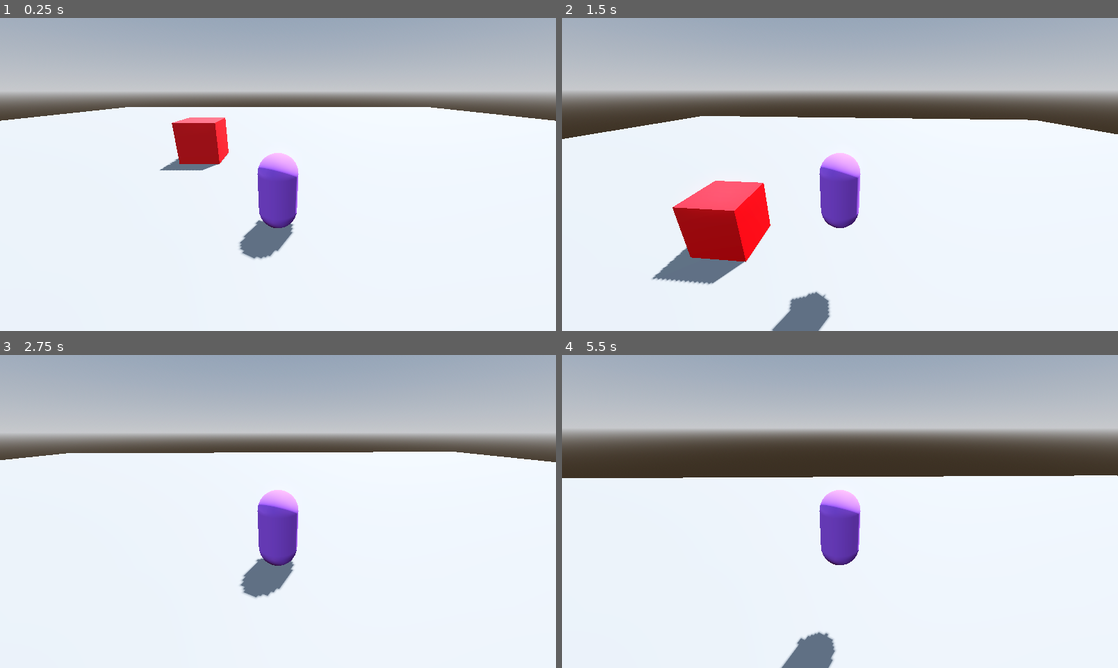
Above: before the commit, frames 1-4 (two rows, left to right).
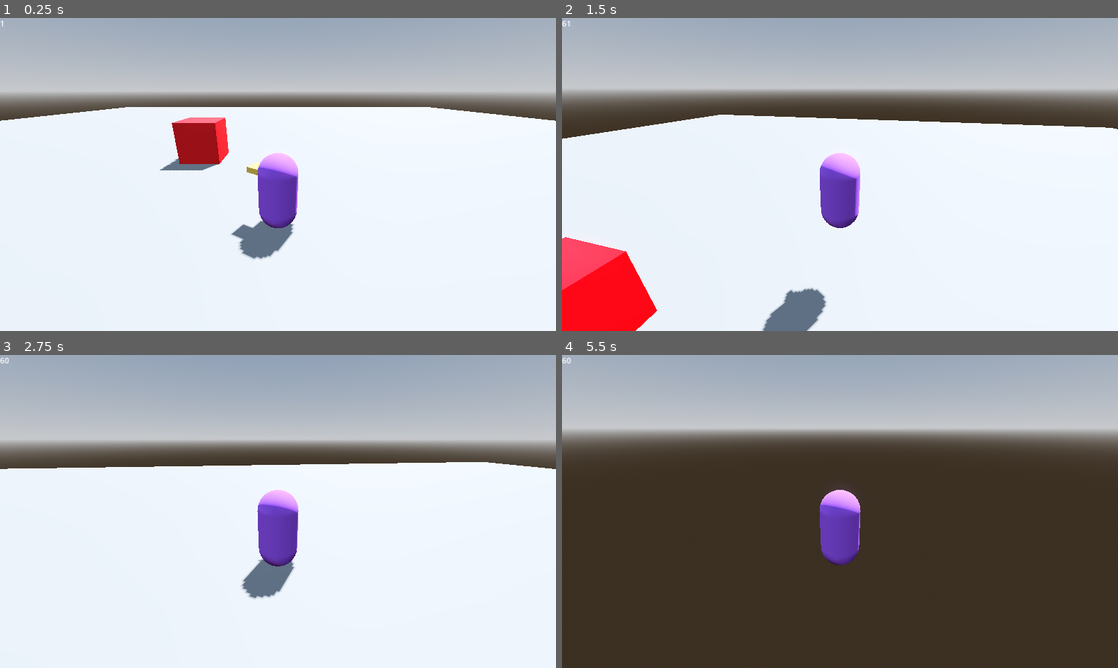
Above: after the commit, the same moments.

Repository: Boyquotes/my-cool-game-modified
Game: Godot game, scene res://scenes/test_camera_scene/test_camera_scene.tscn
Same seed, same stepped clock (60 frames per second), same inputs: the game is played once before the commit and once after it.
Inputs (mouse positions are in pixels of both pictures, inside the frame that each line leads up to):
- Up to frame 1 (0.25 s): no input
- Up to frame 2 (1.5 s): tap Enter at 0.5 s; move the mouse to (867, 174) at 0.52 s; hold Shift (sprint, bound only before the commit) 0.53-1.28 s; hold W (move_up) from 0.53 s (still down); tap Space (jump) at 0.77, 0.8, 1.07, 1.35 s; move the mouse to (812, 174) at 1.27 s
- Up to frame 3 (2.75 s): keep holding W (move_up); tap Space (jump) at 1.52, 1.82, 2.3 s; tap Shift (sprint, bound only before the commit) at 1.55 s; move the mouse to (289, 505) at 2.02 s; hold Shift (sprint, bound only before the commit) from 2.03 s (still down)
- Up to frame 4 (5.5 s): keep holding W (move_up); move the mouse to (834, 517) at 2.77 s; release Shift (sprint, bound only before the commit) at 2.78 s; tap Shift (sprint, bound only before the commit) at 2.85, 4.35 s; tap Space (jump) at 3.02, 3.32, 3.6, 3.77, 4.07, 4.52, 4.82, 5.3 s; move the mouse to (878, 514) at 3.52 s; move the mouse to (795, 508) at 4.27 s; move the mouse to (845, 511) at 5.02 s; hold Shift (sprint, bound only before the commit) from 5.03 s (still down)

The runs differ from the first frame. In frame 1, 0.2% of the frame differs, in the area x 0-54%, y 0-71%; in frame 2, 9.8%; in frame 3, 9.5%; in frame 4, 60%, in the area x 0-100%, y 0-100%.

Commit message:
added camera movement logic and character rotation

Diff:
--- a/project.godot
+++ b/project.godot
@@ -17,8 +17,6 @@
 
 [display]
 
-window/size/viewport_width=1920
-window/size/viewport_height=1080
 window/stretch/mode="canvas_items"
 
 [input]
@@ -75,7 +73,7 @@
 , Object(InputEventJoypadButton,"resource_local_to_scene":false,"resource_name":"","device":-1,"button_index":6,"pressure":0.0,"pressed":false,"script":null)
 ]
 }
-sprint={
+run={
 "deadzone": 0.5,
 "events": [Object(InputEventKey,"resource_local_to_scene":false,"resource_name":"","device":-1,"window_id":0,"alt_press …(182 unchanged characters)…
 , Object(InputEventJoypadButton,"resource_local_to_scene":false,"resource_name":"","device":-1,"button_index":10,"pressure":0.0,"pressed":false,"script":null)
@@ -85,3 +83,7 @@
 [layer_names]
 
 3d_physics/layer_2="Floor"
+
+[rendering]
+
+anti_aliasing/quality/use_taa=true
--- /dev/null
+++ b/scenes/gameplay_ui/gameplay_ui.gd
@@ -0,0 +1,7 @@
+extends Control
+
+@onready var label = $GridContainer/Label
+
+# Called every frame. 'delta' is the elapsed time since the previous frame.
+func _process(_delta):
+	label.text = str(Engine.get_frames_per_second())
--- /dev/null
+++ b/scenes/gameplay_ui/gameplay_ui.tscn
@@ -0,0 +1,22 @@
+[gd_scene load_steps=2 format=3 uid="uid://b78jutspycan4"]
+
+[ext_resource type="Script" path="res://scenes/gameplay_ui/gameplay_ui.gd" id="1_mkek7"]
+
+[node name="Control" type="Control"]
+layout_mode = 3
+anchors_preset = 15
+anchor_right = 1.0
+anchor_bottom = 1.0
+grow_horizontal = 2
+grow_vertical = 2
+mouse_filter = 2
+script = ExtResource("1_mkek7")
+
+[node name="GridContainer" type="GridContainer" parent="."]
+layout_mode = 0
+offset_right = 40.0
+offset_bottom = 40.0
+
+[node name="Label" type="Label" parent="GridContainer"]
+layout_mode = 2
+text = "THIS IS A TEST"
--- a/scenes/player/player.gd
+++ b/scenes/player/player.gd
@@ -1,27 +1,34 @@
 extends CharacterBody3D
 
 #enums
-enum Player_State { IDLE, WALKING, RUNNING, STOPPING, JUMPING, SPRINTING, FALLING, AIMING, SHOOTING, INTERACTING }
+enum PlayerState { IDLE, WALKING, RUNNING, STOPPING, JUMPING, FALLING, AIMING, SHOOTING, INTERACTING }
 
 #exported variables
-@export var _sensitivity: float
-@export var _max_camera_angle: float
-@export var _min_camera_angle: float
-@export var _speed: float
-@export var _jump_velocity: float
-@export var _speed_multiplier: float
-@export var _gravity_acceleration: float
-@export var _turn_weight: float
+@export var mouse_sensitivity: float
+@export var max_camera_angle: float
+@export var min_camera_angle: float
+@export var speed: float
+@export var jump_velocity: float
+@export var run_multiplier: float
+@export var gravity_acceleration: float
+@export var turn_speed: float
 
-# Get the gravity from the project settings to be synced with RigidBody nodes.
-var gravity = ProjectSettings.get_setting("physics/3d/default_gravity")
+var input_vector: Vector2
+var h_camera_rotation: Vector3
+var v_camera_rotation: Vector3
+var movement_state: int
 
+@onready var gravity: float = ProjectSettings.get_setting("physics/3d/default_gravity")
 @onready var h_cam: Node3D = $CameraRig/HCam
 @onready var v_cam: Node3D = $CameraRig/HCam/VCam
 @onready var collider: CollisionShape3D = $Collider
 
 func _ready():
+	#Capture the mouse for user input
 	Input.mouse_mode = Input.MOUSE_MODE_CAPTURED
+
+	#Set movement state to IDLE
+	movement_state = PlayerState.IDLE
 
 func _input(event):
 	if event.is_action_pressed("pause"):
@@ -30,49 +37,66 @@
 		else:
 			Input.mouse_mode = Input.MOUSE_MODE_CAPTURED
 
-	#TODO - add sprint logic with acceleration/deceleration
-	if event.is_action_pressed("sprint"):
-		pass
+	if event.is_action_pressed("run"):
+		movement_state = PlayerState.RUNNING
+
 
 #Logic for unhandled events
 func _unhandled_input(event):
-	if event is InputEventMouseMotion:
-		#rotate camera horizontally
-		h_cam.rotation.y -= event.relative.x * 0.01 * _sensitivity
+	if (event is InputEventMouseMotion and Input.mouse_mode == Input.MOUSE_MODE_CAPTURED):
+		#store input values for camera rotation
+		input_vector = -event.relative * mouse_sensitivity
 
-		#rotate camera vertically
-		v_cam.rotation.x -= event.relative.y * 0.01 * _sensitivity
-		v_cam.rotation.x = clamp(v_cam.rotation.x, deg_to_rad(_min_camera_angle), deg_to_rad(_max_camera_angle))
-
-func _process(_delta):
-	#TODO - camera rotation movement to move
-	pass
+func _process(delta):
+	rotate_camera(delta)
 
 func _physics_process(delta):
+	player_movement(delta)
+
+## Calculates player movement and moves the character body
+func player_movement(delta: float) -> void:
 	# Add the gravity.
-	if not is_on_floor():
-		velocity.y -= (gravity * _gravity_acceleration * delta)
+	if (not is_on_floor()):
+		velocity.y -= (gravity * gravity_acceleration * delta)
 
 	# Handle Jump.
-	if Input.is_action_just_pressed("jump") and is_on_floor():
-		velocity.y = _jump_velocity
+	if (Input.is_action_just_pressed("jump") and is_on_floor()):
+		velocity.y = jump_velocity
 
 	# Get the input direction and handle the movement/deceleration.
 	var input_dir = Input.get_vector("move_left", "move_right", "move_up", "move_down")
 	var direction = (h_cam.transform.basis * Vector3(input_dir.x, 0, input_dir.y)).normalized()
-	if direction:
-		velocity.x = direction.x * _speed
-		velocity.z = direction.z * _speed
+
+	#sprinting and walking speeds
+	if (direction != Vector3.ZERO and Input.mouse_mode == Input.MOUSE_MODE_CAPTURED):
+		if (movement_state == PlayerState.RUNNING):
+			velocity.x = direction.x * run_multiplier * speed
+			velocity.z = direction.z * run_multiplier * speed
+		else:
+			velocity.x = direction.x * speed
+			velocity.z = direction.z * speed
+	#TODO - slow down the player if they let go of the movement buttons
 	else:
-		velocity.x = move_toward(velocity.x, 0, _speed)
-		velocity.z = move_toward(velocity.z, 0, _speed)
+		movement_state = PlayerState.IDLE
+		velocity.x = move_toward(velocity.x, 0, speed)
+		velocity.z = move_toward(velocity.z, 0, speed)
 
-	#TODO - rotation of the collision shape and mesh
+	#rotate the character collider to face the direction of the user input
 	if (velocity != Vector3.ZERO):
-		collider.rotation.y = h_cam.rotation.y
+		collider.rotation.y = lerp_angle(collider.rotation.y, atan2(-direction.x, -direction.z), turn_speed * delta)
 
 	move_and_slide()
 
+## Rotates the camera rig attached to the player based on user input
+func rotate_camera(delta: float) -> void:
+	#Rotate the camera horizontally
+	h_camera_rotation.y += input_vector.x * delta
+	h_cam.transform.basis = Basis.from_euler(h_camera_rotation)
 
-func rotate_camera():
-	pass
+	#Rotate the camera vertically
+	v_camera_rotation.x += input_vector.y * delta
+	v_camera_rotation.x = clamp(v_camera_rotation.x, deg_to_rad(min_camera_angle), deg_to_rad(max_camera_angle))
+	v_cam.transform.basis = Basis.from_euler(v_camera_rotation)
+
+	#reset input vector to stop camera from spinning constantly
+	input_vector = Vector2.ZERO
--- a/scenes/player/player.tscn
+++ b/scenes/player/player.tscn
@@ -17,12 +17,14 @@
 
 [node name="Player" type="CharacterBody3D"]
 script = ExtResource("1_o4wmn")
-_sensitivity = 0.1
-_max_camera_angle = 60.0
-_min_camera_angle = -60.0
-_speed = 5.0
-_jump_velocity = 20.0
-_gravity_acceleration = 0.2
+mouse_sensitivity = 0.25
+max_camera_angle = 60.0
+min_camera_angle = -60.0
+speed = 5.0
+jump_velocity = 13.0
+run_multiplier = 2.0
+gravity_acceleration = 3.0
+turn_speed = 10.0
 
 [node name="Collider" type="CollisionShape3D" parent="."]
 transform = Transform3D(1, 0, 0, 0, 1, 0, 0, 0, 1, 0, 1, 0)
--- a/scenes/test_camera_scene/test_camera_scene.tscn
+++ b/scenes/test_camera_scene/test_camera_scene.tscn
@@ -1,6 +1,7 @@
-[gd_scene load_steps=6 format=3 uid="uid://ciadvac8qsjyx"]
+[gd_scene load_steps=7 format=3 uid="uid://ciadvac8qsjyx"]
 
 [ext_resource type="PackedScene" uid="uid://0cmhrw8alqiy" path="res://scenes/player/player.tscn" id="1_121ss"]
+[ext_resource type="PackedScene" uid="uid://b78jutspycan4" path="res://scenes/gameplay_ui/gameplay_ui.tscn" id="2_fix6t"]
 
 [sub_resource type="ProceduralSkyMaterial" id="ProceduralSkyMaterial_i1xi1"]
 sky_horizon_color = Color(0.64625, 0.65575, 0.67075, 1)
@@ -30,10 +31,6 @@
 shadow_enabled = true
 
 [node name="Player" parent="." instance=ExtResource("1_121ss")]
-_jump_velocity = 13.0
-_speed_multiplier = 2.5
-_gravity_acceleration = 3.0
-_turn_weight = 0.5
 
 [node name="Ground" type="Node3D" parent="."]
 
@@ -47,3 +44,5 @@
 material_override = SubResource("StandardMaterial3D_grls7")
 use_collision = true
 size = Vector3(2, 2, 2)
+
+[node name="Control" parent="." instance=ExtResource("2_fix6t")]
